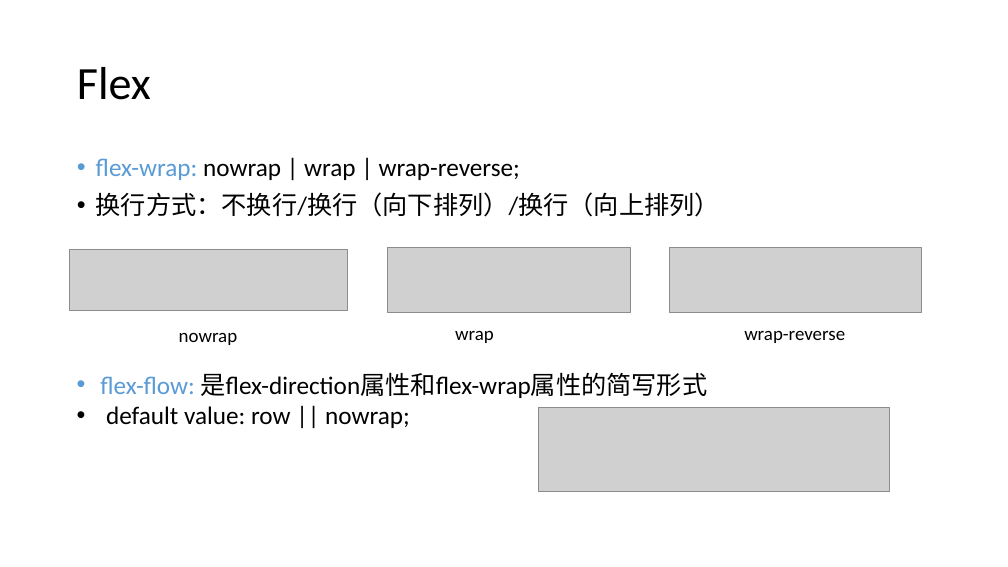
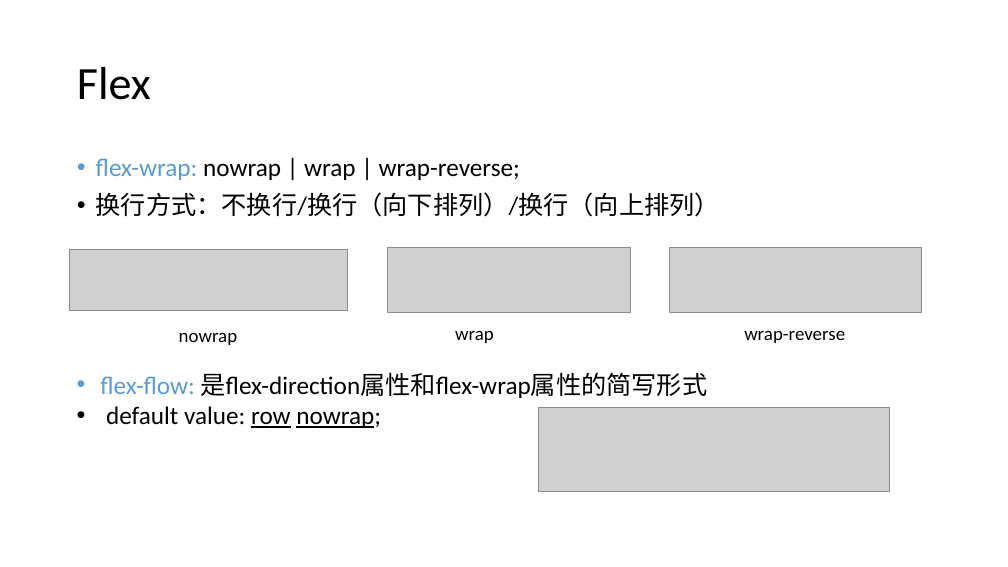
Before and after one commit to PolarisStudio/LGUReact, a slide deck: slide 22 of L2/L2.pptx (slide 20 before the commit). Drawn at 1008x567 pixels with LibreOffice and Linux fonts; fonts in the diff are those of the drawing; grey boxes stand for pictures. Boxes give left, top, right and bottom in pixels: in the first picture for what was removed or moved away, otherwise in the second. Text is boxed around its words. In the diff, an @@ line names an element or a change of style, - is before the commit and + after.

Commit message:
update

```diff
--- a/L2/L2.pptx
+++ b/L2/L2.pptx
@@ text at (x1=106, y1=406, x2=381, y2=428): text changed @@
-• default value: row || nowrap;
+• default value: row nowrap;
```
Also in this commit, not shown: 1 other slide changed, 2 slides added.
